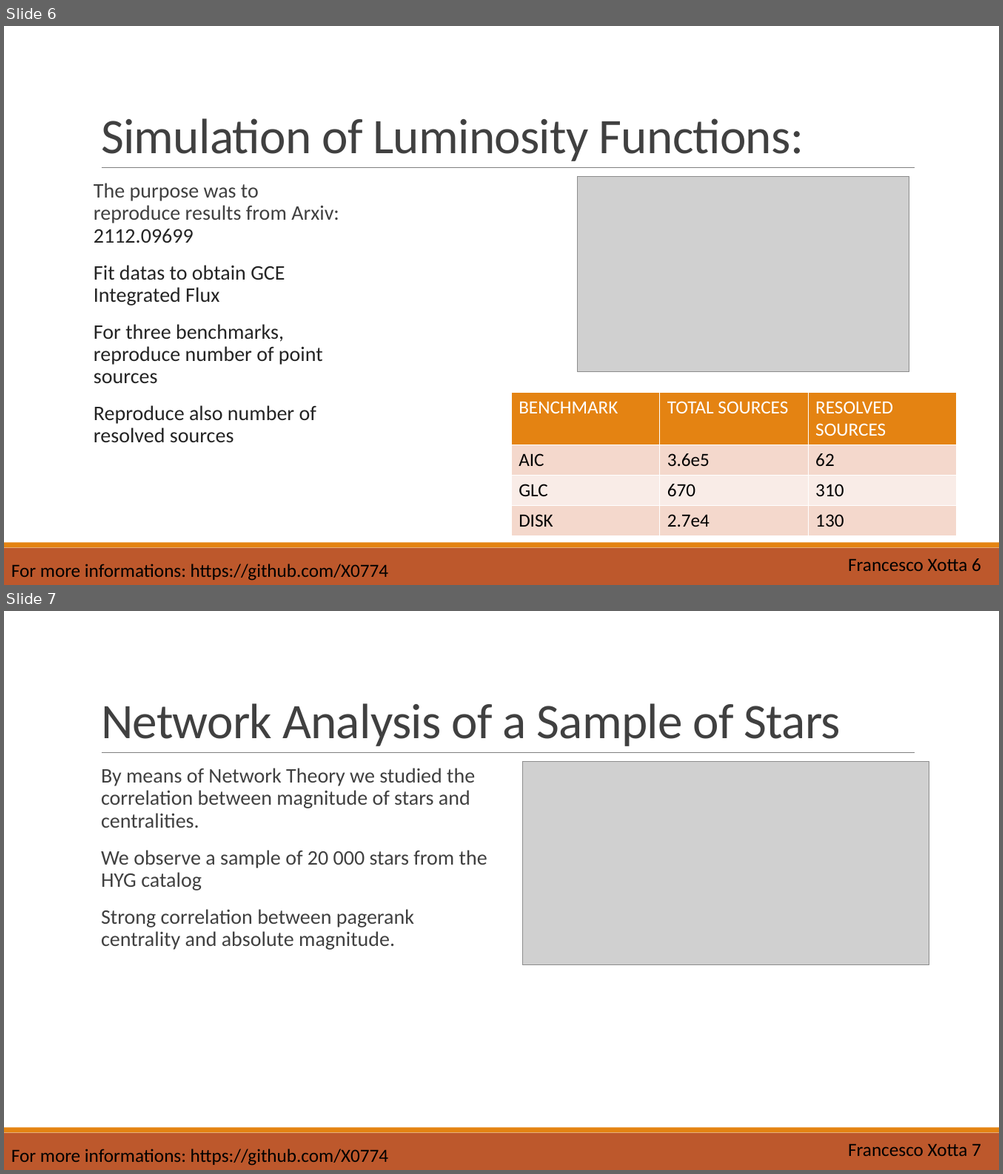
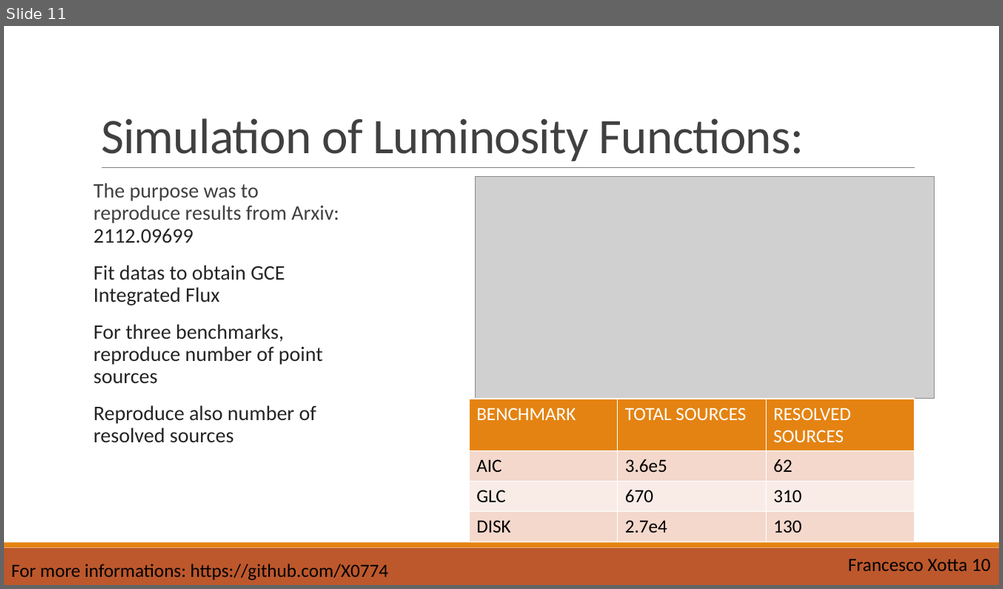
Before and after one commit to X0774/SimulationofGCE, a slide deck: Presentation.pptm. Shown one above the other, each under a label of ours: slides 6 and 7 before the commit, slide 11 after it. The pictures are 1003x1174 and 1003x589 pixels, drawn with LibreOffice and Linux fonts; fonts in the diff are those of the drawing; grey boxes stand for pictures. Boxes give left, top, right and bottom in pixels: in the first picture for what was removed or moved away, otherwise in the second. Text is boxed around its words. In the diff, an @@ line names an element or a change of style, - is before the commit and + after.

```diff
--- a/Presentation.pptm
+++ b/Presentation.pptm
@@ slide 7 removed at box(4, 611, 999, 1170), background #FFFFFF; not listed: 3 template elements that a slide beside it also shows @@
@@ title removed at box(101, 703, 840, 746) @@
-Network Analysis of a Sample of Stars
@@ picture removed at box(523, 762, 929, 965) @@
@@ text removed at box(101, 768, 487, 950) @@
-  By means of Network Theory we studied the correlation between magnitude of stars and centralities.
-  We observe a sample of 20 000 stars from the HYG catalog
-  Strong correlation between pagerank centrality and absolute magnitude.
@@ text removed at box(11, 1149, 388, 1166) @@
-For more informations: https://github.com/X0774
@@ text removed at box(848, 1145, 981, 1156) @@
-Francesco Xotta 7
@@ what was slide 6 is now slide 11 @@
@@ slide 11 changed as well @@
@@ picture: place and size @@
-picture at box(577, 177, 909, 372)
+picture at box(475, 177, 934, 399)
@@ table: place and size @@
-table at box(512, 392, 957, 536)
+table at box(469, 399, 914, 543)
@@ text at box(848, 559, 990, 571): text changed @@
-Francesco Xotta 6
+Francesco Xotta 10
```
Also in this commit, not shown: 6 other slides changed, 6 slides added, 1 other slide removed.
